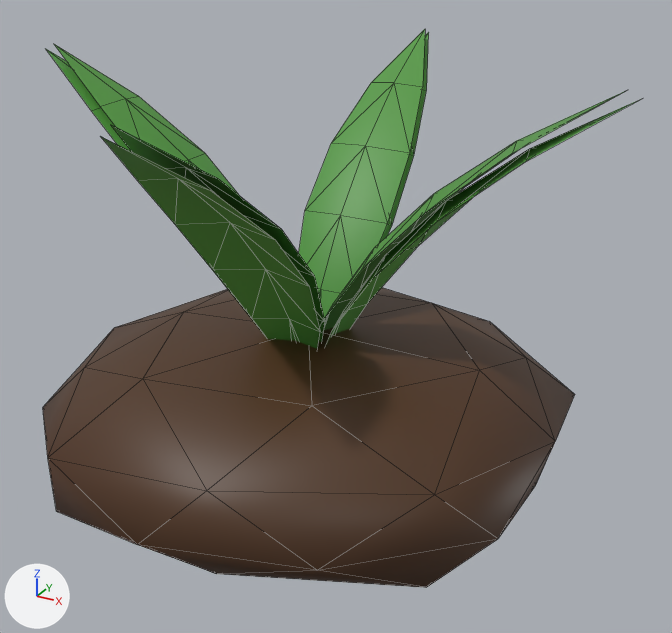
A saved change to the glTF model models/world/carrot-1.glb.
Before and after are seen from a 50 mm lens placed at (0.312, -0.525, 0.336), pointed at (0.022, 0.003, 0.072). Lighting does not change. The marker at lower left points along +X, +Y and +Z. The older version comes first. Mesh edges are drawn as thin lines. Vertices at exactly the same position are counted once.

The first picture shows 'carrot-1'.
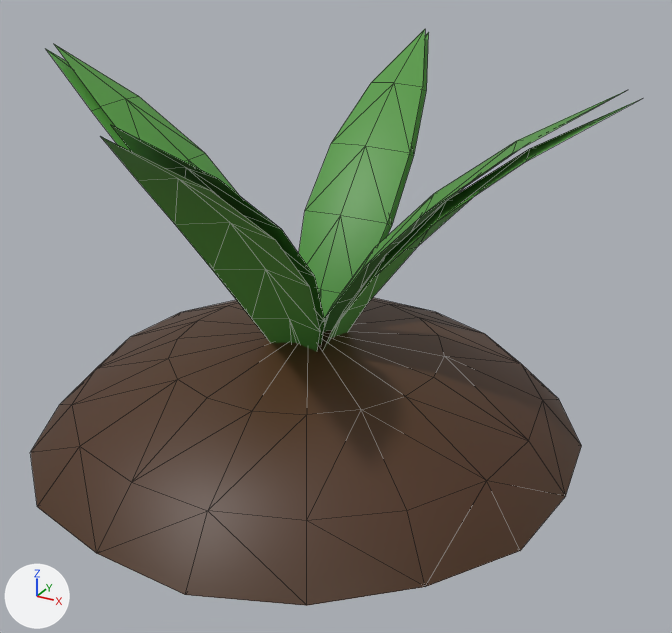
Location of each change, (x1, y1, x2, y2) in pixels of the pictures (672 x 633 px):
'carrot-1', reshaped: before (43, 29, 638, 588); after (30, 29, 638, 606)
part 1 of me_mesh_0, rebuilt: before (43, 288, 575, 588); after (30, 298, 581, 606)

The change in detail:
me_mesh_0 is used by ob_carrot_1; location (0.0, 0.0, 0.0).
me_mesh_0 had 174 vertices, 228 faces and spanned x -0.212..0.212, y -0.211..0.212, z -0.064..0.246.
me_mesh_0 now has 188 vertices, 256 faces and spans x -0.212..0.212, y -0.211..0.212, z -0.022..0.246.
me_mesh_0 part 1: the loose piece of 42 vertices spanning x -0.2..0.185, y -0.195..0.206, z -0.064..0.059 is rebuilt with 56 vertices and now spans x -0.203..0.196, y -0.198..0.202, z -0.022..0.058.
